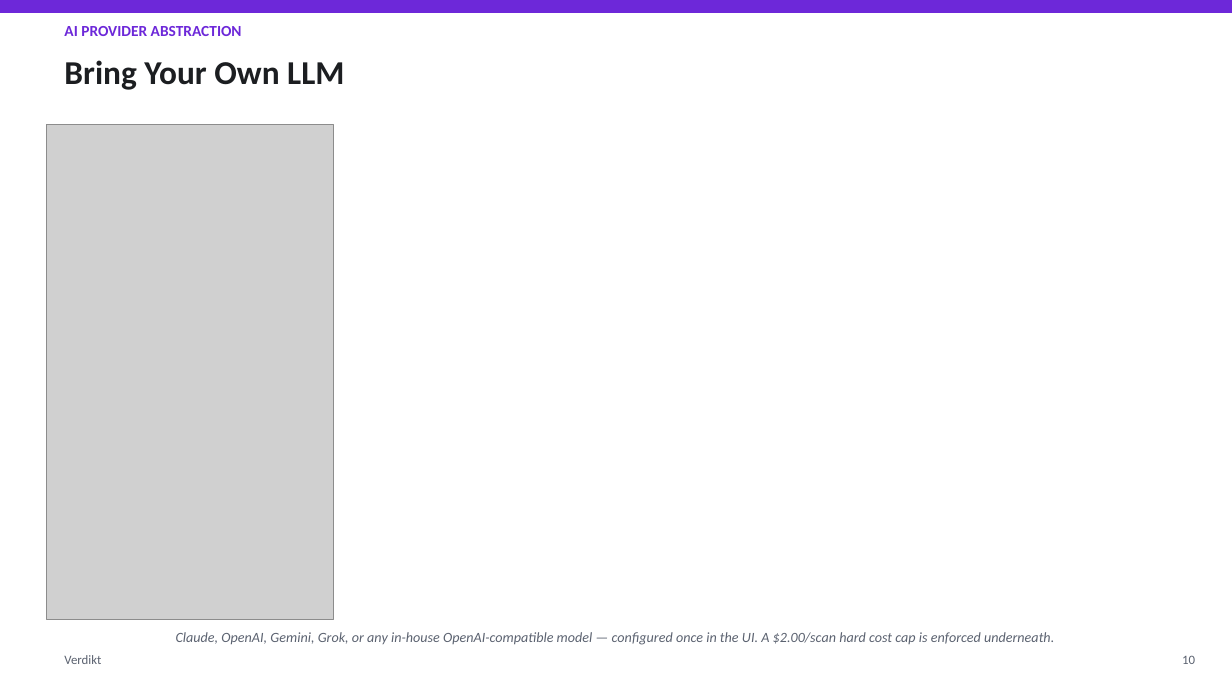
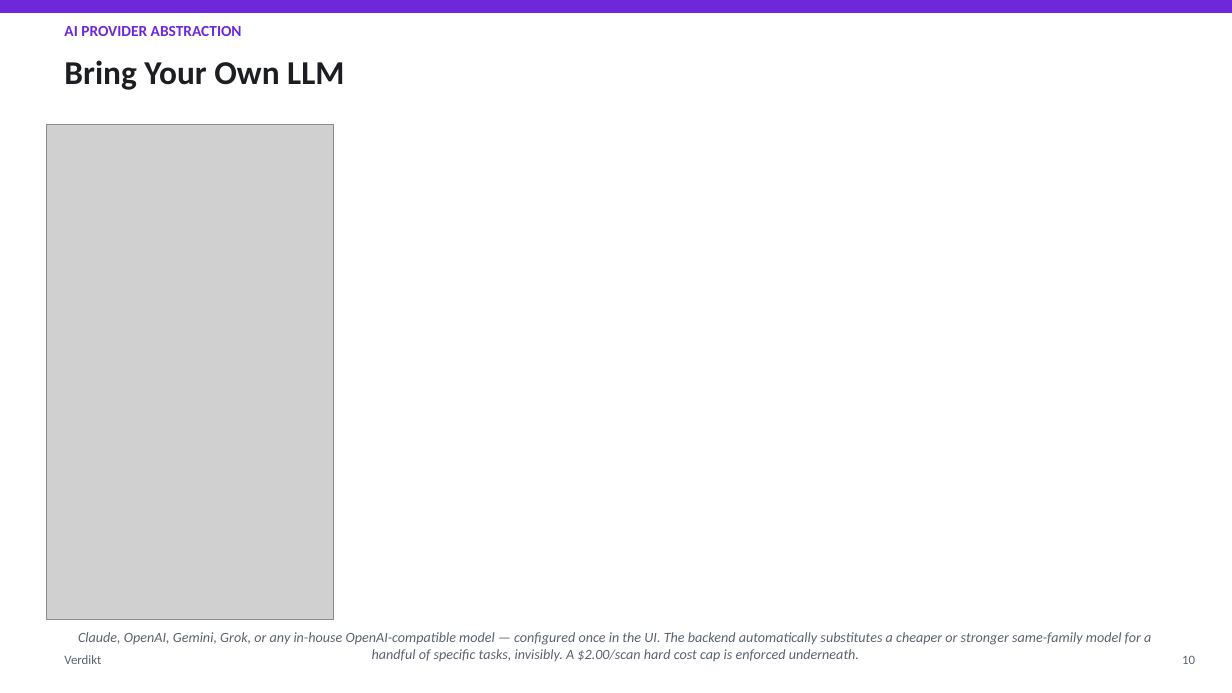
Before and after one commit to mudigondabhanu85/verdikt, a slide deck: slide 10 of docs/architecture-overview/Verdikt_Presentation.pptx. Drawn at 1232x693 pixels with LibreOffice and Linux fonts; fonts in the diff are those of the drawing; grey boxes stand for pictures. Boxes give left, top, right and bottom in pixels: in the first picture for what was removed or moved away, otherwise in the second. Text is boxed around its words. In the diff, an @@ line names an element or a change of style, - is before the commit and + after.

```diff
--- a/docs/architecture-overview/Verdikt_Presentation.pptx
+++ b/docs/architecture-overview/Verdikt_Presentation.pptx
@@ text at box(78, 632, 1151, 661): text changed @@
-Claude, OpenAI, Gemini, Grok, or any in-house OpenAI-compatible model — configured once in the UI. A $2.00/scan hard cost cap is enforced underneath.
+Claude, OpenAI, Gemini, Grok, or any in-house OpenAI-compatible model — configured once in the UI. The backend automatically substitutes a cheaper or stronger same-family model for a handful of specific tasks, invisibly. A $2.00/scan hard cost cap is enforced underneath.
```
Also in this commit, not shown: 11 other slides changed, 13 other files.
